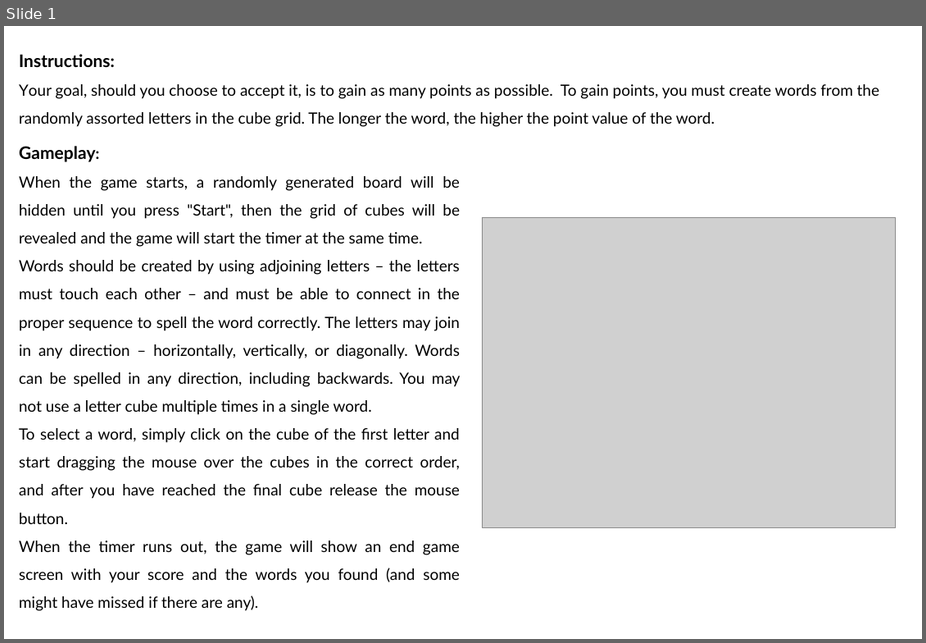
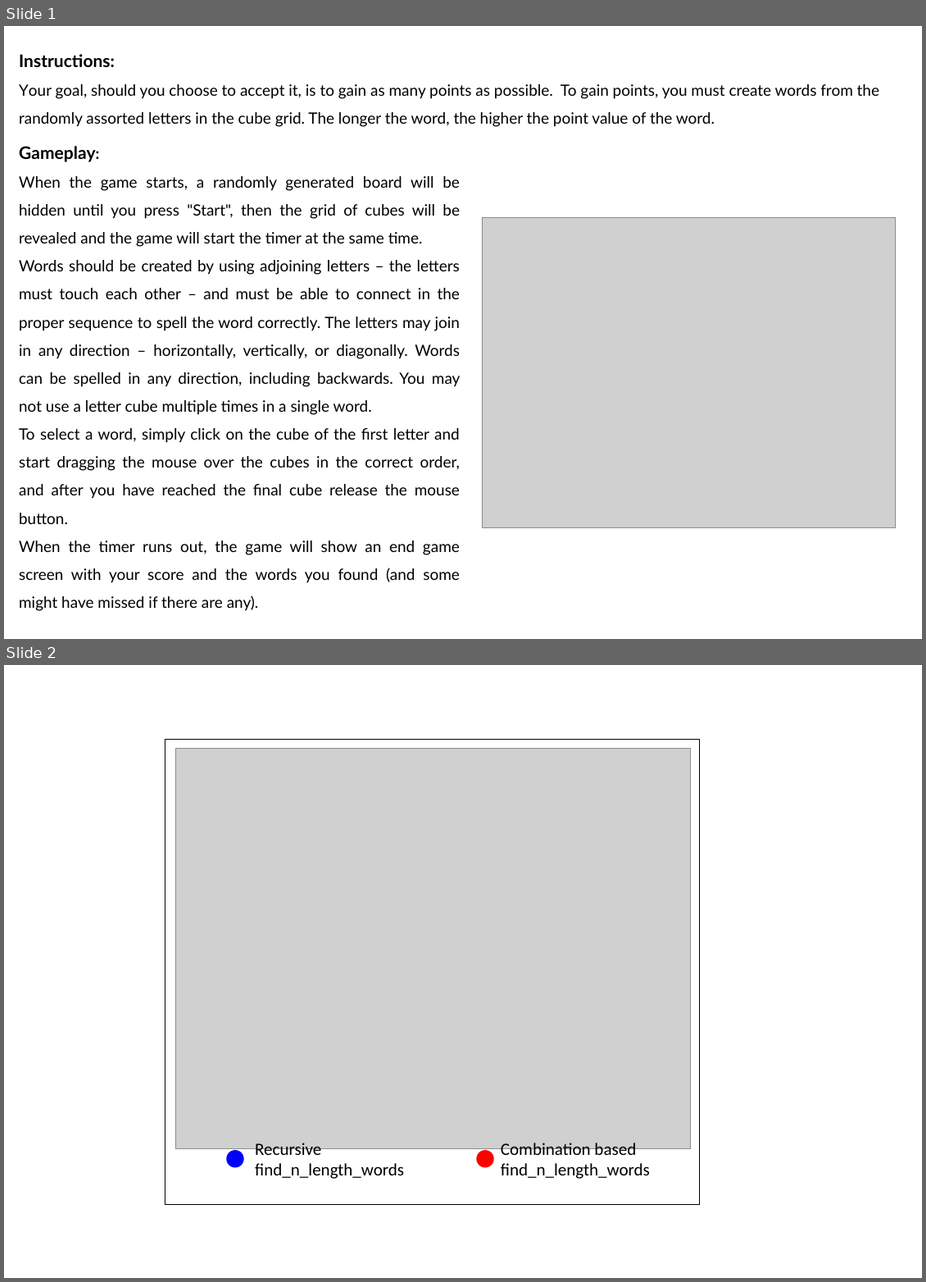
Before and after one commit to OrrMatzkin/IntroCS-Ex12-Boggle, a slide deck: instructions.pptx. Shown one above the other, each under a label of ours: slide 1 before the commit, slides 1 and 2 after it. The pictures are 926x643 and 926x1282 pixels, drawn with LibreOffice and Linux fonts; fonts in the diff are those of the drawing; grey boxes stand for pictures. Boxes give left, top, right and bottom in pixels: in the first picture for what was removed or moved away, otherwise in the second. Text is boxed around its words. In the diff, an @@ line names an element or a change of style, - is before the commit and + after.

```diff
--- a/instructions.pptx
+++ b/instructions.pptx
@@ slide 2 added at (4,665,922,1278), background #FFFFFF @@
@@ rectangle added at (165,739,700,1204), fill #FFFFFF, outline #000000 2.25 pt @@
@@ picture added at (175,748,690,1148) @@
@@ ellipse added at (226,1150,243,1167), fill #0000FF @@
@@ text added at (255,1142,404,1178), 40 pt, text #000000 @@
+Recursive find_n_length_words
@@ ellipse added at (476,1150,494,1167), fill #FF0000 @@
@@ text added at (501,1142,650,1178), 40 pt, text #000000 @@
+Combination based find_n_length_words
```
Also in this commit, not shown: 10 other files.
